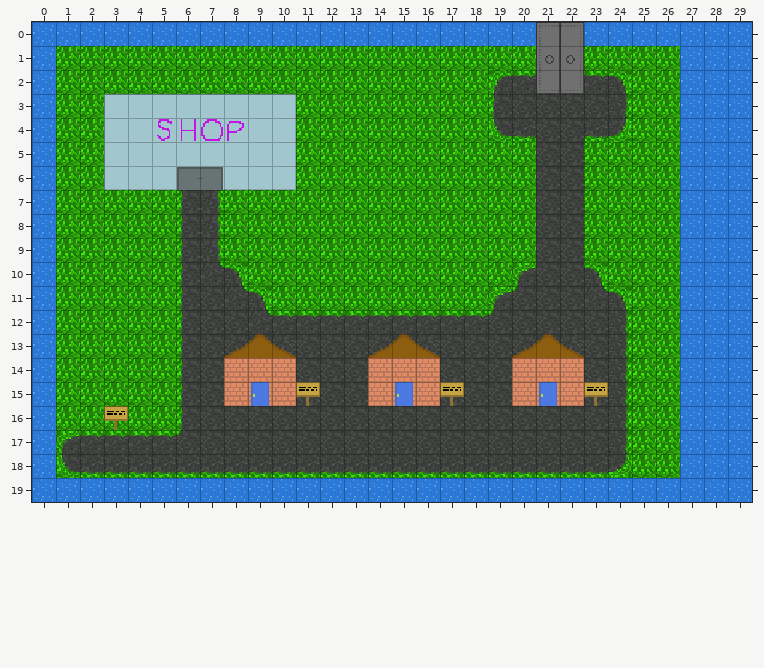
Level history. Tiled map: core/assets/maps/TownTown.tmx. This is how it looked before the edit.
Cells are 16x16 px. Shown: x 0..29, y 0..19.
New version:
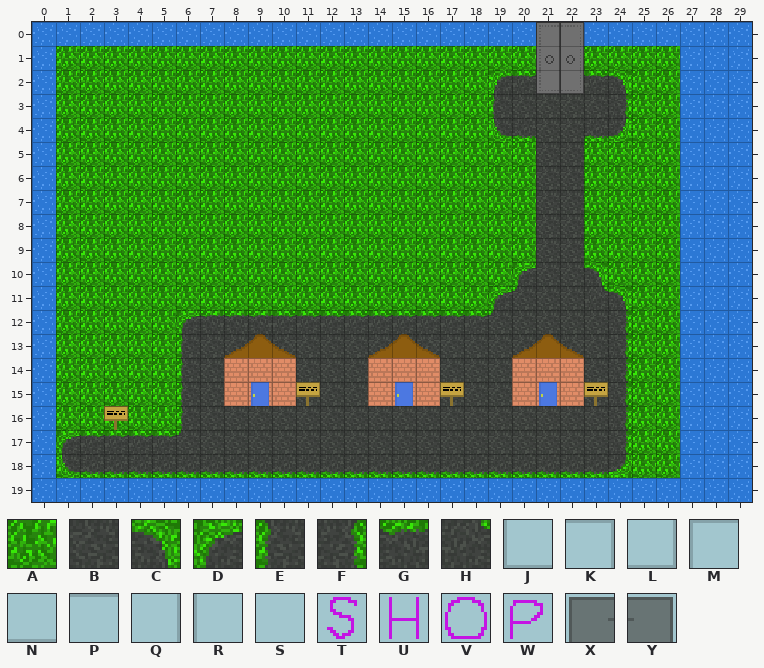
Key: from "tileset": A 0, B 1, C 2 turned 180, D 2 turned 90, E 3, F 3 flipped left-right, G 3 flipped on the diagonal, H 5 turned 90, J 10, K 10 turned 180, L 10 turned 270, M 10 turned 90, N 11, P 11 turned 180, Q 11 turned 270, R 11 turned 90, S 12, T 13, U 14, V 15, W 16, X 17, Y 17 flipped left-right.
_ is an empty cell.
The exact change:
{"where": "layer \"Tile Layer 1\""}
{"y":3,"x":3,"old":"MPPPPPPK","new":"AAAAAAAA"}
{"y":4,"x":3,"old":"RSTUVWSQ","new":"AAAAAAAA"}
{"y":5,"x":3,"old":"RSSSSSSQ","new":"AAAAAAAA"}
{"y":6,"x":3,"old":"JNNXYNNL","new":"AAAAAAAA"}
{"y":7,"x":6,"old":"EF","new":"AA"}
{"y":8,"x":6,"old":"EF","new":"AA"}
{"y":9,"x":6,"old":"EF","new":"AA"}
{"y":10,"x":6,"old":"EHC","new":"AAA"}
{"y":11,"x":6,"old":"EBHC","new":"AAAA"}
{"y":12,"x":6,"old":"EBBH","new":"DGGG"}
{"label":"changed","picture_box":[104,94,296,334]}
